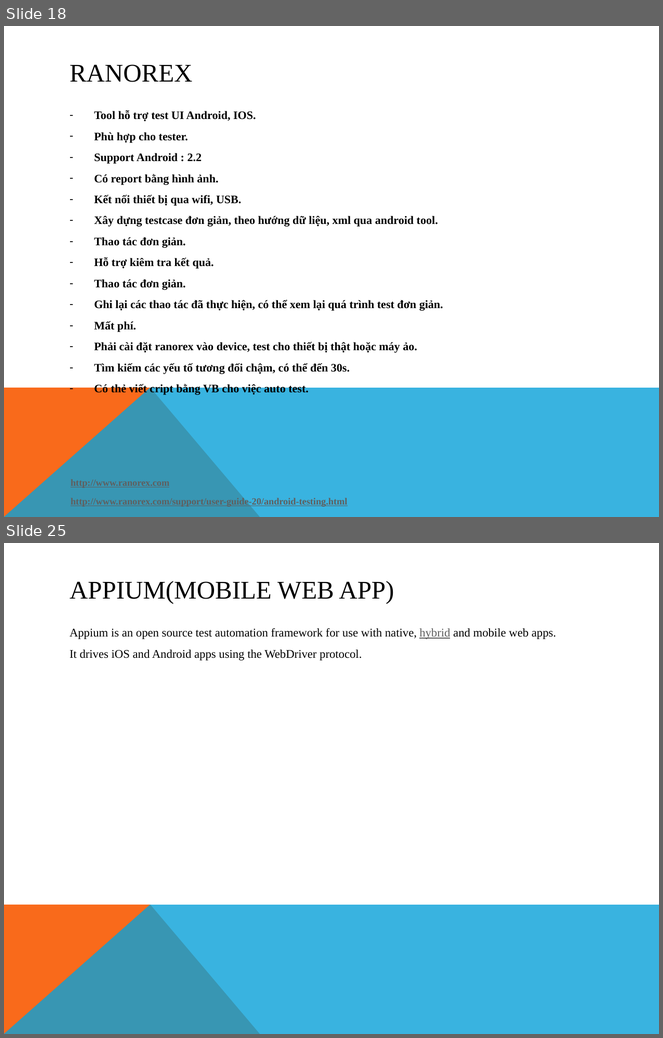
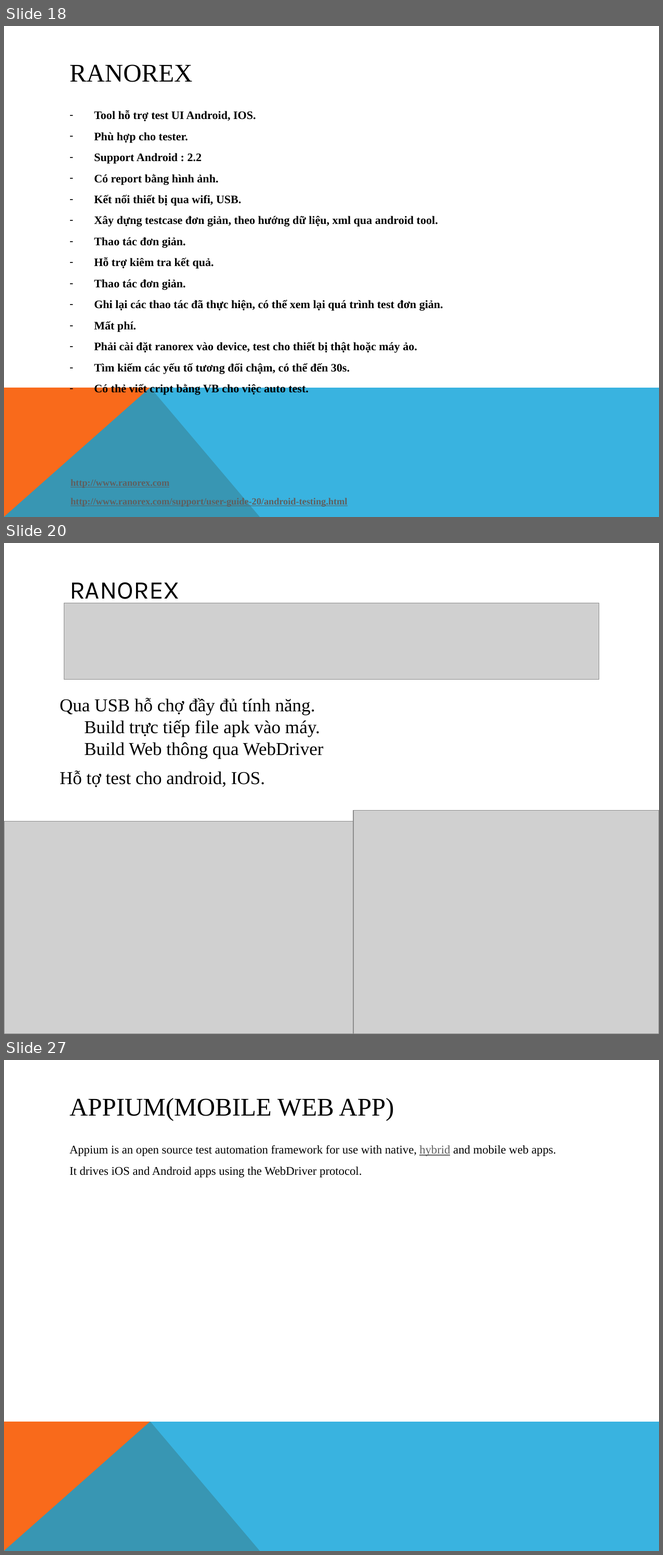
Before and after one commit to fordream/docs, a slide deck: auto-test/Android Autotest Tool.pptx. Shown one above the other, each under a label of ours: slides 18 and 25 before the commit, slides 18, 20 and 27 after it; the slides between them are not shown. The pictures are 663x1038 and 663x1555 pixels, drawn with LibreOffice and Linux fonts; fonts in the diff are those of the drawing; grey boxes stand for pictures. Boxes give left, top, right and bottom in pixels: in the first picture for what was removed or moved away, otherwise in the second. Text is boxed around its words. In the diff, an @@ line names an element or a change of style, - is before the commit and + after.

```diff
--- a/auto-test/Android Autotest Tool.pptx
+++ b/auto-test/Android Autotest Tool.pptx
@@ slide 20 added at [4,543,659,1034], background #FFFFFF; not listed: 2 template elements that a slide beside it also shows @@
@@ title added at [70,582,180,605], 28 pt, text #000000 @@
+RANOREX
@@ picture added at [64,603,599,680] @@
@@ text added at [60,698,324,787], 20 pt, text #000000 @@
+Qua USB hỗ chợ đầy đủ tính năng.
+Build trực tiếp file apk vào máy.
+Build Web thông qua WebDriver
+Hỗ tợ test cho android, IOS.
@@ picture added at [4,822,359,1034] @@
@@ picture added at [353,810,659,1034] @@
@@ what was slide 25 is now slide 27 @@
```
Also in this commit, not shown: 6 slides changed, 4 other slides added, 3 slides removed.
